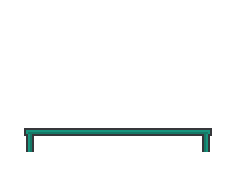
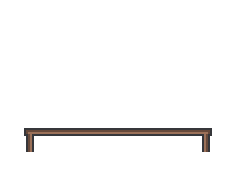
Layer changes from the first 240 × 180 image to the second:
painted on "Layer 8" over (x1=26, y1=130, x2=210, y2=152)
